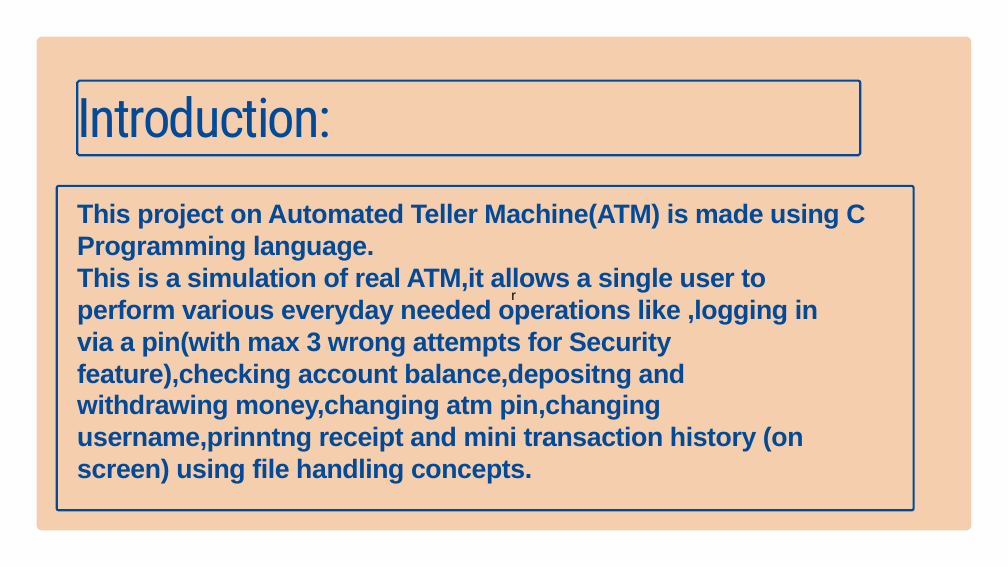
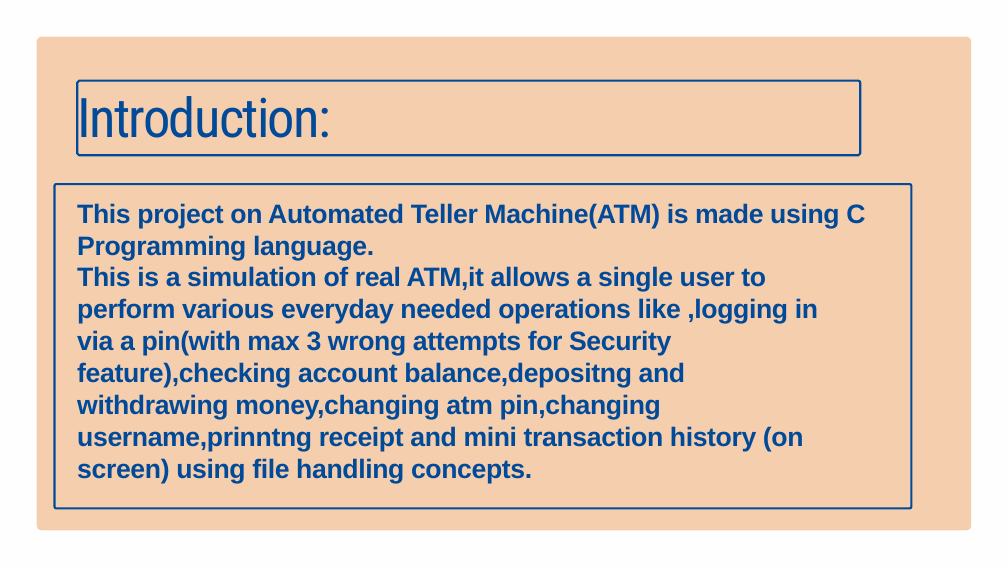
Before and after one commit to PrakharGoyal-coder/C_Project, a slide deck: slide 2 of Presentation-C prog ATM Simulator Project_Prakhar Goyal.pptx. Drawn at 1008x567 pixels with LibreOffice and Linux fonts; fonts in the diff are those of the drawing. Boxes give left, top, right and bottom in pixels: in the first picture for what was removed or moved away, otherwise in the second. Text is boxed around its words. In the diff, an @@ line names an element or a change of style, - is before the commit and + after.

```diff
--- a/Presentation-C prog ATM Simulator Project_Prakhar Goyal.pptx
+++ b/Presentation-C prog ATM Simulator Project_Prakhar Goyal.pptx
@@ freeform shape at (x1=54, y1=184, x2=911, y2=509): outline redrawn @@
@@ text removed at (x1=511, y1=292, x2=516, y2=300) @@
-r
```
Also in this commit, not shown: 4 other slides changed, 5 slides added.
